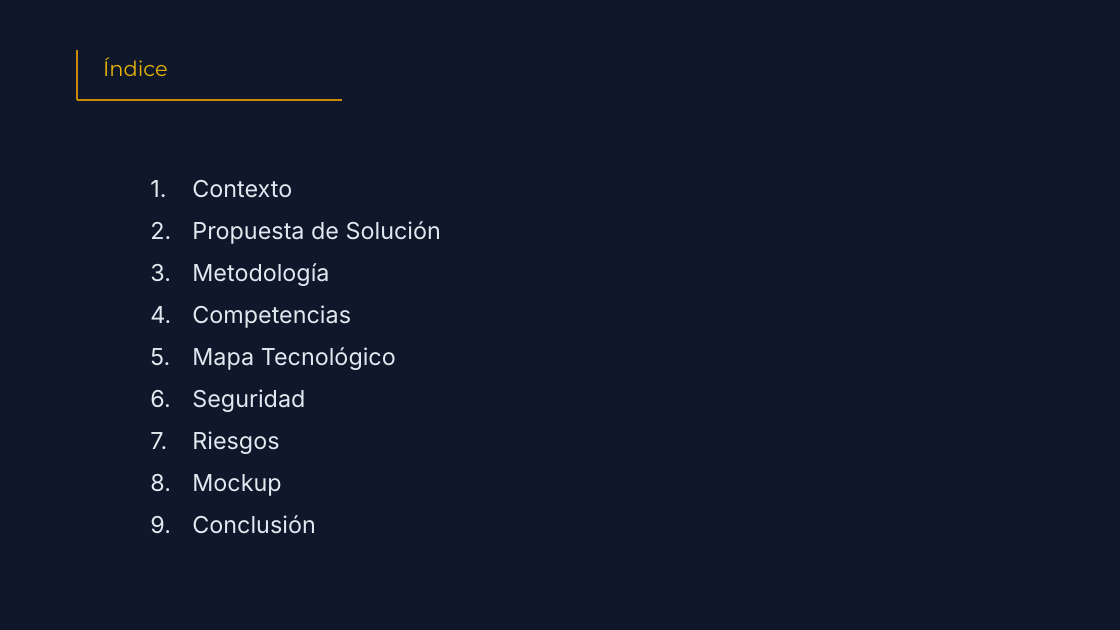
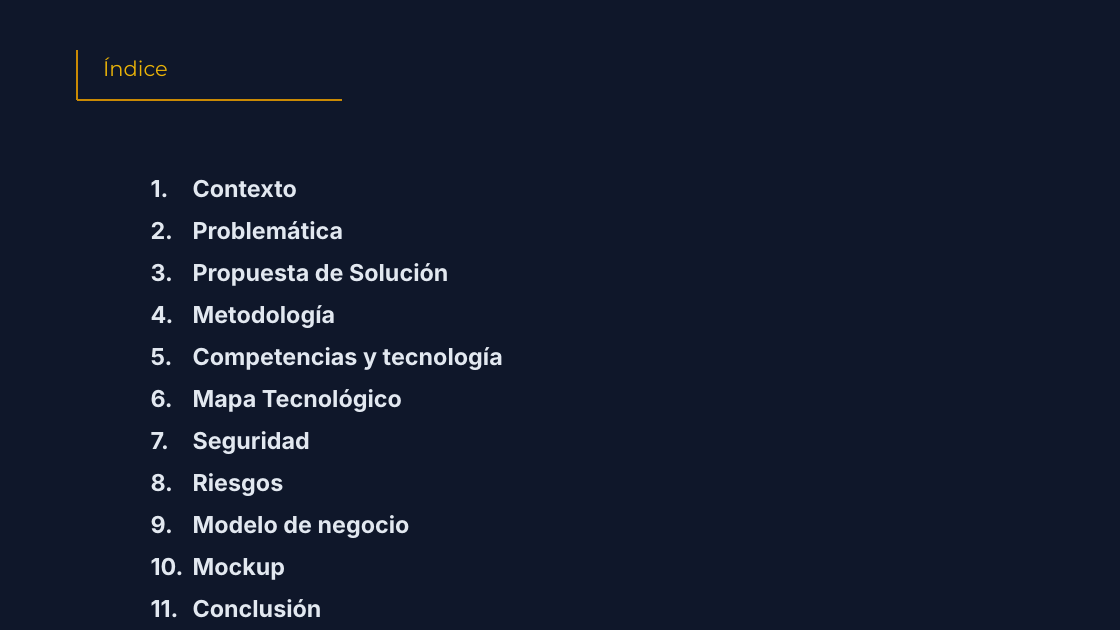
Before and after one commit to Volcos/AntonioVaras, a slide deck: slide 2 of Aldo Alberto Martinez Ordenes/PTY4614_Capstone_004D/Equipo/Fase 1/Evidencias Grupales/Presentación EventApp.pptx. Drawn at 1120x630 pixels with LibreOffice and Linux fonts; fonts in the diff are those of the drawing. Boxes give left, top, right and bottom in pixels: in the first picture for what was removed or moved away, otherwise in the second. Text is boxed around its words. In the diff, an @@ line names an element or a change of style, - is before the commit and + after.

```diff
--- a/Aldo Alberto Martinez Ordenes/PTY4614_Capstone_004D/Equipo/Fase 1/Evidencias Grupales/Presentación EventApp.pptx
+++ b/Aldo Alberto Martinez Ordenes/PTY4614_Capstone_004D/Equipo/Fase 1/Evidencias Grupales/Presentación EventApp.pptx
@@ text at <box>193,180,448,618</box>: bold on in "Contexto", "Propuesta de Solución", "Metodología", "Mapa Tecnológico" and 4 more places @@
@@ text at <box>193,221,344,240</box>: paragraph added @@
+2. Problemática
@@ text at <box>193,347,503,370</box>: text changed; bold on @@
-4. Competencias
+5. Competencias y tecnología
@@ text at <box>193,515,410,538</box>: paragraph added @@
+9. Modelo de negocio
```
Also in this commit, not shown: 6 other slides changed, 2 slides added.
